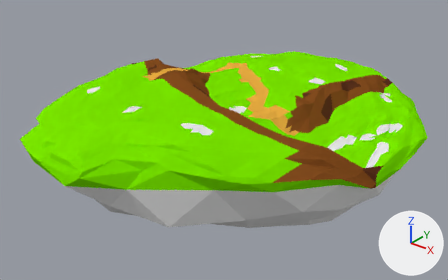
The Blender file Beabest/Assets/scenes/floatingislandforhumans.blend, before and after one commit.
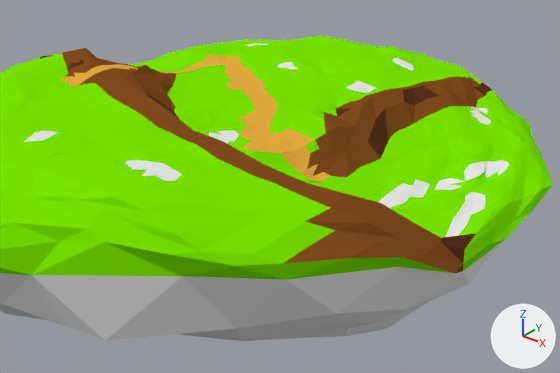
Each version appears first whole from a 50 mm camera at (286.0, -365.0, 193.0) aimed at (4.0, -13.0, -25.0), and next in a close-up on the part from 24% to 96% of the width and 11% to 88% of the height. Lighting does not change. The marker at lower right points along +X, +Y and +Z.
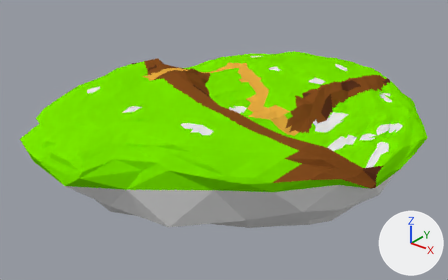
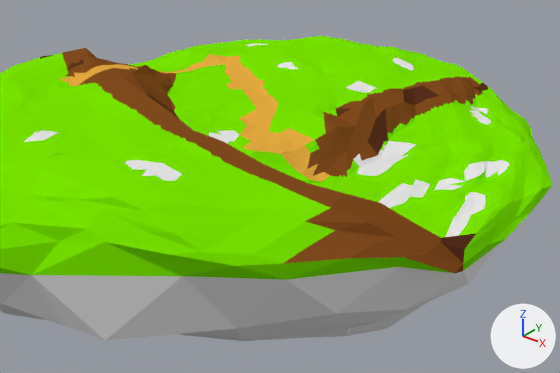
What changed in the scene script:
```text
Add mat_sand:
    mat_sand = diffuse_material('sand')
    mat_sand.base_color = (0.8, 0.8, 0.8)  # white #e7e7e7
Change me_icosphere:
    used by ob_icosphere; location = (0.0, 0.0, 0.0)
    remove me_icosphere.from_pydata(...)  # 2948 vertices, 5002 faces; spans x -105.0..144.0, y -172.0..161.0, z -97.0..30.0
    add me_icosphere.from_pydata(...)  # 3441 vertices, 5568 faces; spans x -105.0..144.0, y -172.0..161.0, z -97.0..30.0
    me_icosphere part 1: 1 vertex moved within x 77.0, y -71.0, z 24.0; 5 vertices removed from x -15.0..60.0, y -72.0..-51.0, z 27.0..29.0; 290 vertices added at x -34.0..127.0, y -75.0..-25.0, z 7.0..29.0
    me_icosphere part 2: 12 vertices moved from x 50.0..66.0, y 49.0..128.0, z 4.0..12.0 to x 49.0..67.0, y 49.0..128.0, z 4.0..12.0; 208 vertices added at x 62.0..80.0, y -4.0..135.0, z -5.0..9.0
    me_icosphere part 3: 34 faces spanning x 71.0..88.0, y 8.0..45.0, z -5.0..1.0 switch from mat_grass (green #79e700) to mat_sand (white #e7e7e7)
```

Pixel boxes (x1, y1, x2, y2) of what changed, in the close-ups (560 x 373 px):
part 1 of me_icosphere, built on
    before: (94, 81, 297, 192)
    after: (86, 72, 440, 253)
part 2 of me_icosphere, built on
    before: (346, 75, 468, 103)
    after: (325, 75, 497, 183)
part 3 of me_icosphere, recoloured (green to white)
    both: (357, 142, 417, 176)
